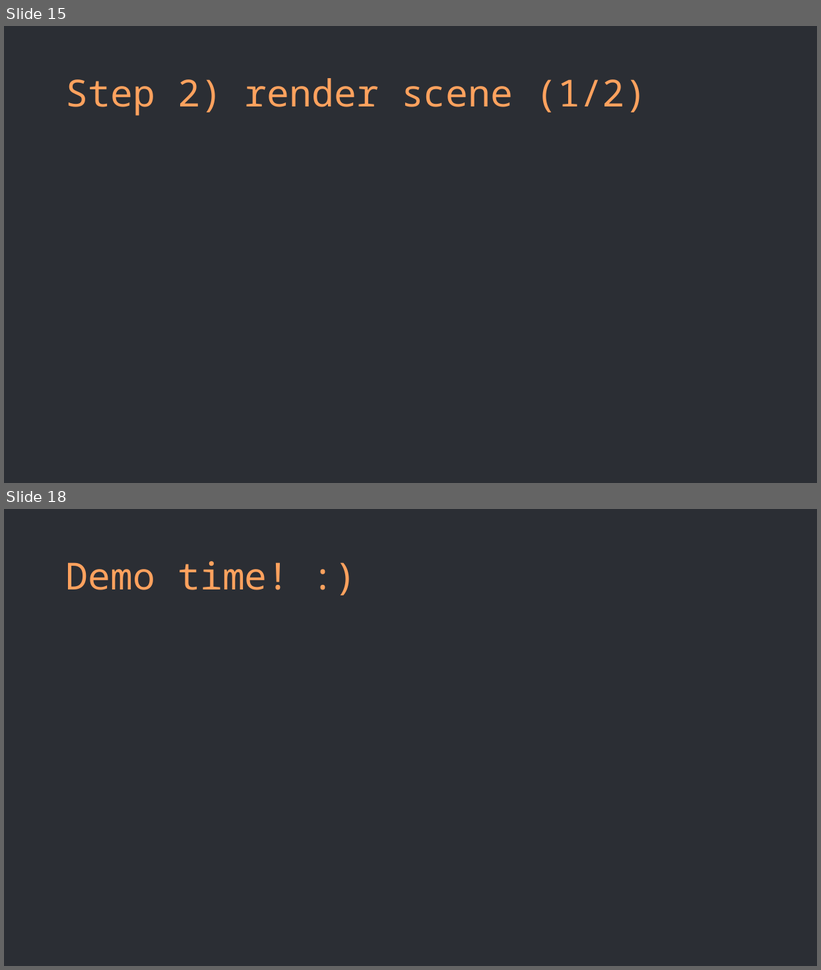
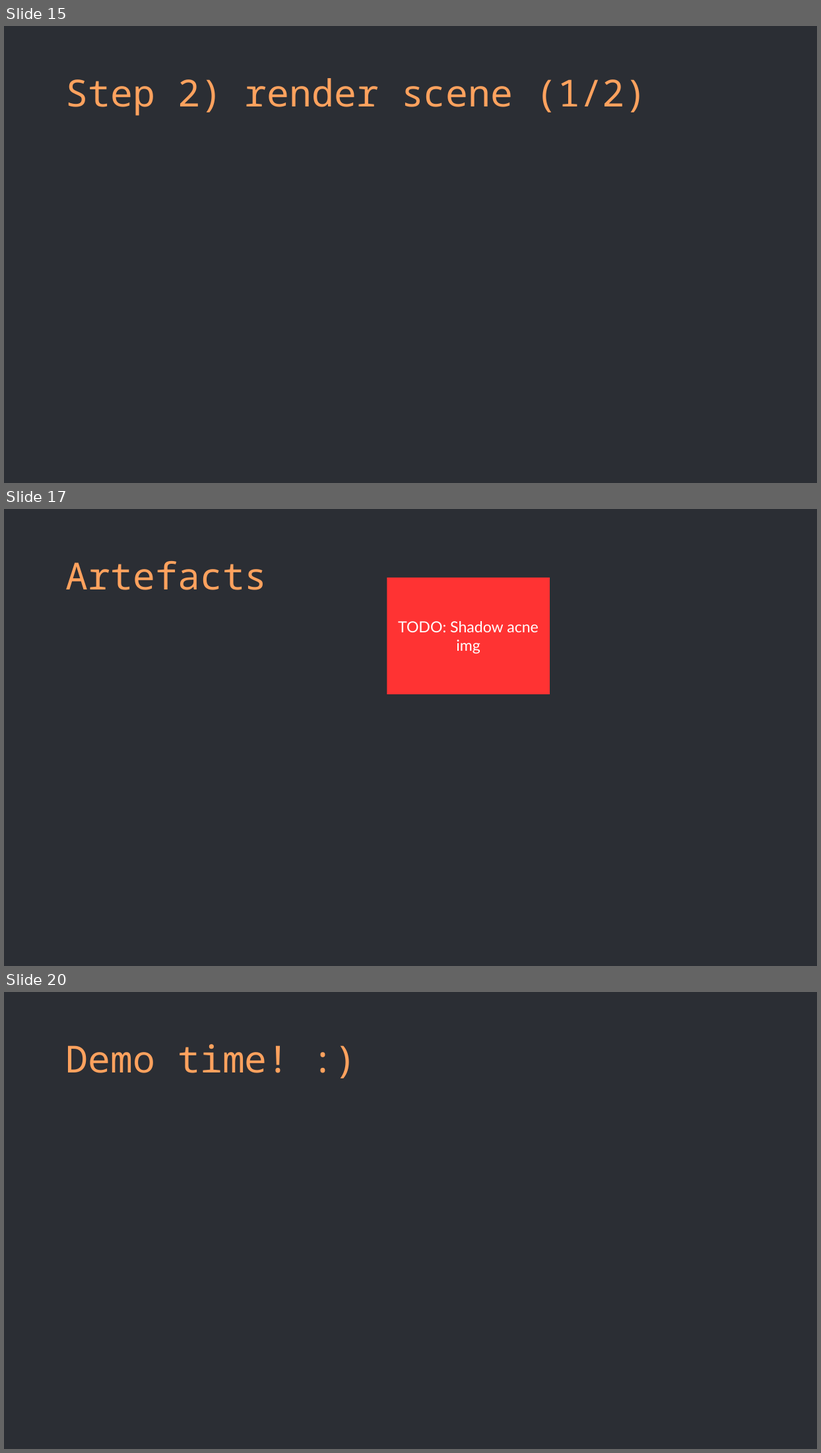
Before and after one commit to Alba-NR/ShadowMapping_TechTalk, a slide deck: slides/slides.pptx. Shown one above the other, each under a label of ours: slides 15 and 18 before the commit, slides 15, 17 and 20 after it; the slides between them are not shown. The pictures are 821x970 and 821x1453 pixels, drawn with LibreOffice and Linux fonts; fonts in the diff are those of the drawing; grey boxes stand for pictures. Boxes give left, top, right and bottom in pixels: in the first picture for what was removed or moved away, otherwise in the second. Text is boxed around its words. In the diff, an @@ line names an element or a change of style, - is before the commit and + after.

```diff
--- a/slides/slides.pptx
+++ b/slides/slides.pptx
@@ slide 17 added at <box>4,509,817,966</box>, background #2B2E34 @@
@@ title added at <box>66,561,267,590</box>, 44 pt, text #FFA25E @@
+Artefacts
@@ rectangle added at <box>387,578,550,694</box>, fill #FF3333, 18 pt, text #FFFFFF @@
+TODO: Shadow acne img
@@ what was slide 18 is now slide 20 @@
```
Also in this commit, not shown: 3 slides changed, 1 other slide added.
